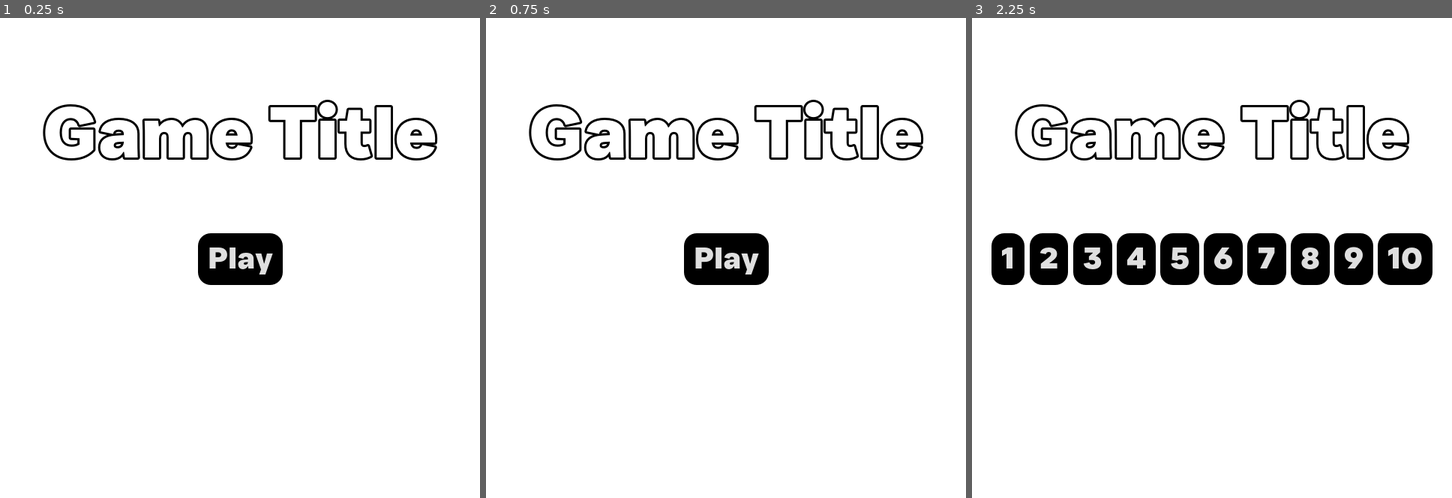
Above: before the commit, frames 1-3 (left to right).
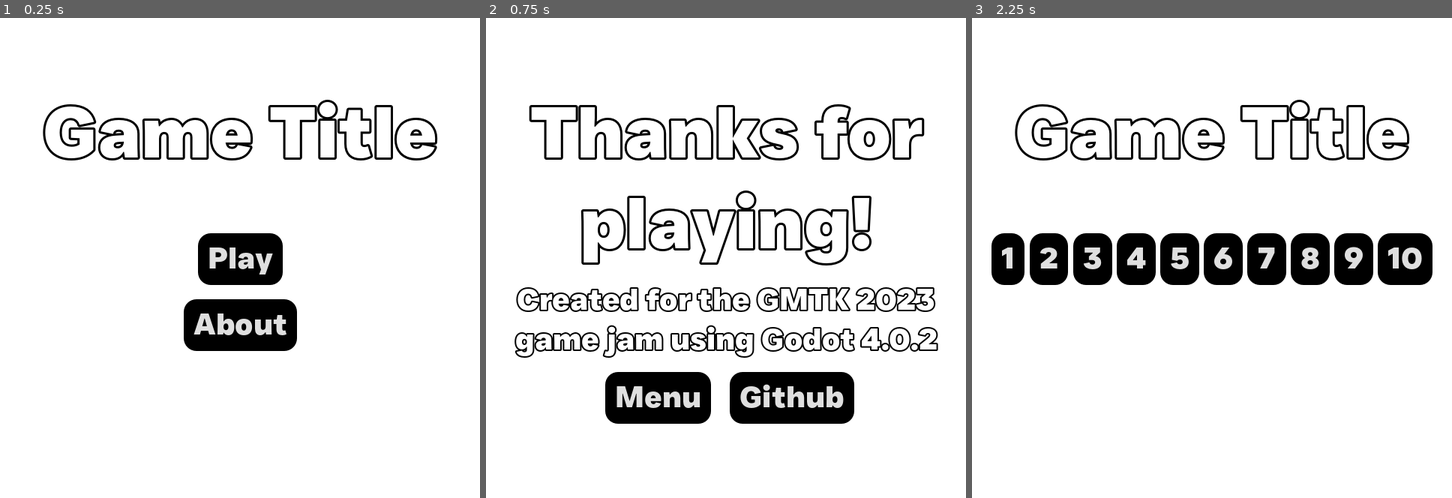
Above: after the commit, the same moments.

Repository: nath-ellis/circle-reversal
Game: Godot game, scene res://scenes/menu.tscn
Same seed, same stepped clock (60 frames per second), same inputs: the game is played once before the commit and once after it.
Inputs (mouse positions are in pixels of both pictures, inside the frame that each line leads up to):
- Up to frame 1 (0.25 s): no input
- Up to frame 2 (0.75 s): click (726, 325) at 0.5 s, where only the run after the commit has a clickable "About"
- Up to frame 3 (2.25 s): click (1144, 397) at 1.25 s, where only the run after the commit has a clickable "Menu"; click "Play" at 2 s

The runs differ from the first frame. In frame 1, 2.5% of the frame differs, in the area x 38-62%, y 58-70%; in frame 2, 15%, in the area x 5-95%, y 17-85%; in frame 3, nothing differs.

Commit message:
Added an about page

Diff:
--- /dev/null
+++ b/scenes/about.tscn
@@ -0,0 +1,86 @@
+[gd_scene load_steps=5 format=3 uid="uid://cx76ej102g3lc"]
+
+[ext_resource type="Theme" uid="uid://dqq77rxoecpnf" path="res://assets/theme.tres" id="1_srgq7"]
+[ext_resource type="Script" path="res://scripts/about.gd" id="2_ossjv"]
+[ext_resource type="FontFile" uid="uid://ddhkcn6evvmag" path="res://assets/just_sans_bold.otf" id="2_x8hmt"]
+
+[sub_resource type="LabelSettings" id="LabelSettings_75c7r"]
+font = ExtResource("2_x8hmt")
+font_size = 96
+outline_size = 12
+outline_color = Color(0, 0, 0, 1)
+
+[node name="About" type="Control"]
+layout_mode = 3
+anchors_preset = 15
+anchor_right = 1.0
+anchor_bottom = 1.0
+grow_horizontal = 2
+grow_vertical = 2
+theme = ExtResource("1_srgq7")
+script = ExtResource("2_ossjv")
+
+[node name="Title" type="Label" parent="."]
+layout_mode = 1
+anchors_preset = 5
+anchor_left = 0.5
+anchor_right = 0.5
+offset_left = -306.0
+offset_top = 93.0
+offset_right = 309.0
+offset_bottom = 335.0
+grow_horizontal = 2
+text = "Thanks for playing!"
+label_settings = SubResource("LabelSettings_75c7r")
+horizontal_alignment = 1
+autowrap_mode = 2
+
+[node name="Subtitle" type="Label" parent="."]
+layout_mode = 1
+anchors_preset = 8
+anchor_left = 0.5
+anchor_top = 0.5
+anchor_right = 0.5
+anchor_bottom = 0.5
+offset_left = -312.5
+offset_top = 30.0
+offset_right = 312.5
+offset_bottom = 148.0
+grow_horizontal = 2
+grow_vertical = 2
+text = "Created for the GMTK 2023 game jam using Godot 4.0.2"
+horizontal_alignment = 1
+autowrap_mode = 2
+
+[node name="Menu" type="Button" parent="."]
+layout_mode = 1
+anchors_preset = 8
+anchor_left = 0.5
+anchor_top = 0.5
+anchor_right = 0.5
+anchor_bottom = 0.5
+offset_left = -156.5
+offset_top = 152.0
+offset_right = -25.5
+offset_bottom = 218.0
+grow_horizontal = 2
+grow_vertical = 2
+text = "Menu"
+
+[node name="Github" type="Button" parent="."]
+layout_mode = 1
+anchors_preset = 8
+anchor_left = 0.5
+anchor_top = 0.5
+anchor_right = 0.5
+anchor_bottom = 0.5
+offset_left = 10.5
+offset_top = 152.0
+offset_right = 165.5
+offset_bottom = 218.0
+grow_horizontal = 2
+grow_vertical = 2
+text = "Github"
+
+[connection signal="pressed" from="Menu" to="." method="_on_menu_pressed"]
+[connection signal="pressed" from="Github" to="." method="_on_github_pressed"]
--- a/scenes/menu.tscn
+++ b/scenes/menu.tscn
@@ -48,6 +48,21 @@
 grow_vertical = 2
 text = "Play"
 
+[node name="About" type="Button" parent="."]
+layout_mode = 1
+anchors_preset = 8
+anchor_left = 0.5
+anchor_top = 0.5
+anchor_right = 0.5
+anchor_bottom = 0.5
+offset_left = -51.5
+offset_top = 55.0
+offset_right = 51.5
+offset_bottom = 121.0
+grow_horizontal = 2
+grow_vertical = 2
+text = "About"
+
 [node name="LevelSelect" type="Control" parent="."]
 visible = false
 anchors_preset = 0
@@ -207,6 +222,7 @@
 text = "10"
 
 [connection signal="pressed" from="Play" to="." method="_on_play_pressed"]
+[connection signal="pressed" from="About" to="." method="_on_about_pressed"]
 [connection signal="pressed" from="LevelSelect/1" to="." method="_level_selected" binds= ["level_one"]]
 [connection signal="pressed" from="LevelSelect/2" to="." method="_level_selected" binds= ["level_two"]]
 [connection signal="pressed" from="LevelSelect/3" to="." method="_level_selected" binds= ["level_three"]]
--- /dev/null
+++ b/scripts/about.gd
@@ -0,0 +1,9 @@
+extends Control
+
+
+func _on_menu_pressed():
+	get_tree().change_scene_to_file("res://scenes/menu.tscn")
+
+
+func _on_github_pressed():
+	OS.shell_open("https://github.com/nath-ellis")
--- a/scripts/level_complete.gd
+++ b/scripts/level_complete.gd
@@ -25,7 +25,7 @@
 		9:
 			get_tree().change_scene_to_file("res://scenes/levels/level_ten.tscn")
 		10:
-			pass
+			get_tree().change_scene_to_file("res://scenes/about.tscn")
 
 
 func _on_exit_pressed():
--- a/scripts/menu.gd
+++ b/scripts/menu.gd
@@ -2,13 +2,19 @@
 
 
 @onready var play = $Play
+@onready var about = $About
 @onready var level_select = $LevelSelect
 
 
 func _on_play_pressed():
 	level_select.show()
 	play.hide()
+	about.hide()
 
 
 func _level_selected(scene):
 	get_tree().change_scene_to_file("res://scenes/levels/" + scene + ".tscn")
+
+
+func _on_about_pressed():
+	get_tree().change_scene_to_file("res://scenes/about.tscn")
